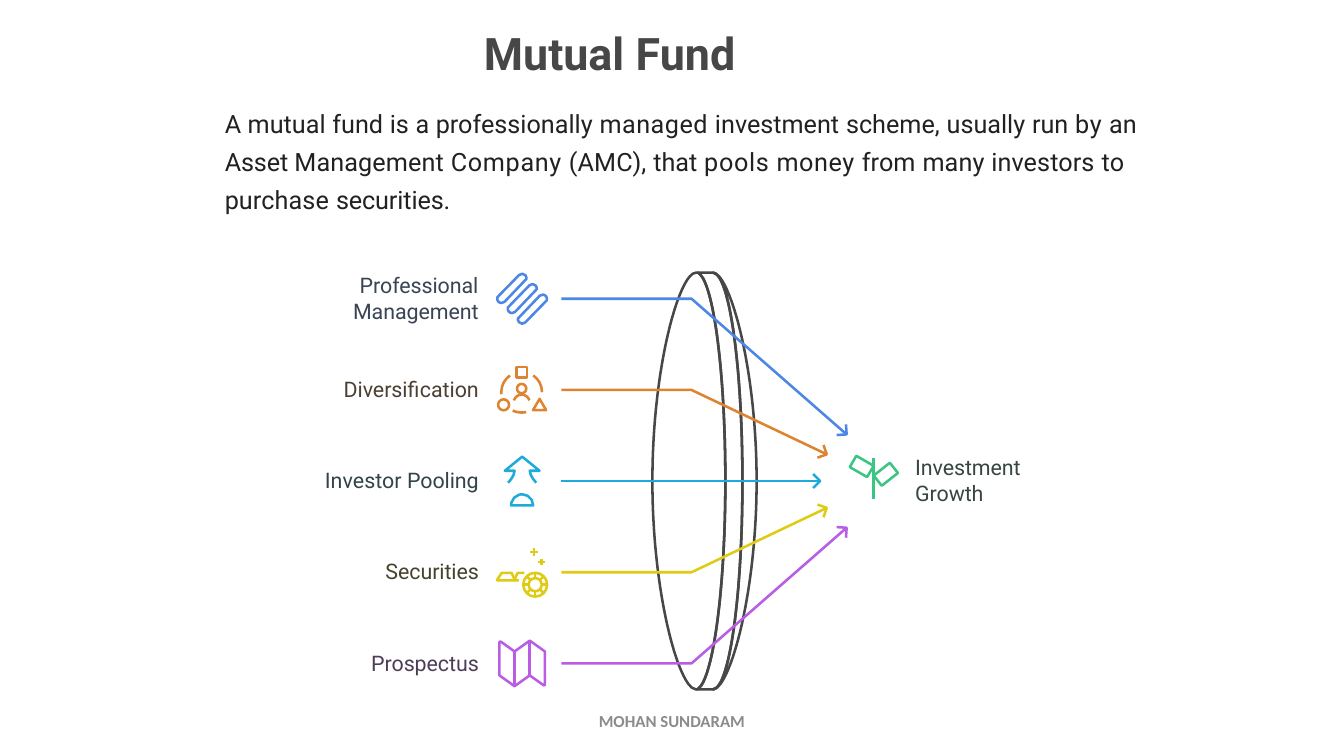
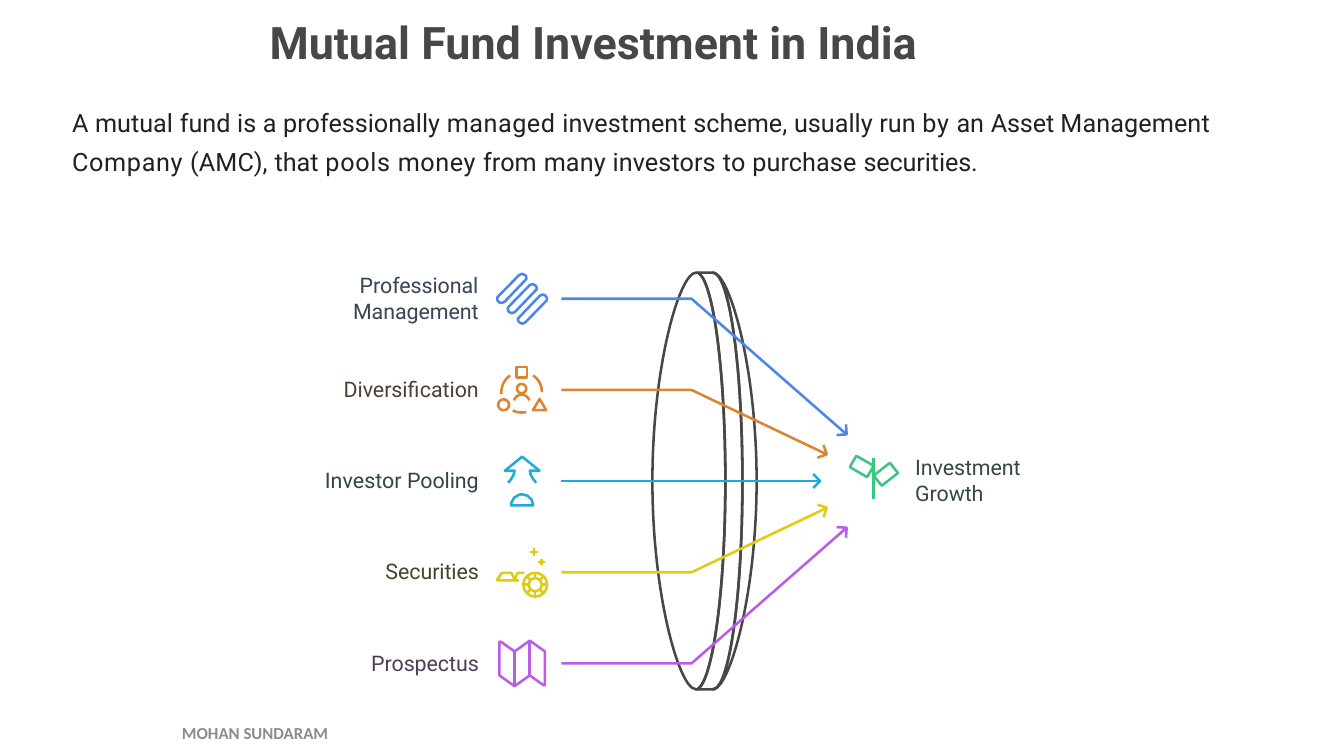
Before and after one commit to mohan4295work/Doc, a slide deck: slide 1 of Mutual Fund.pptx. Drawn at 1344x756 pixels with LibreOffice and Linux fonts; fonts in the diff are those of the drawing; background and template pictures are left out. Boxes give left, top, right and bottom in pixels: in the first picture for what was removed or moved away, otherwise in the second. Text is boxed around its words. In the diff, an @@ line names an element or a change of style, - is before the commit and + after.

Commit message:
Mutual Fund PPT
Mutual Fund

```diff
--- a/Mutual Fund.pptx
+++ b/Mutual Fund.pptx
@@ title at box(270, 25, 916, 60): text changed @@
-Mutual Fund
+Mutual Fund Investment in India
@@ text "A mutual fund is a ..." rewrapped from box(225, 114, 1137, 214) to box(72, 113, 1209, 177) @@
@@ text "MOHAN SUNDARAM": place and size @@
-text "MOHAN SUNDARAM" at box(599, 716, 745, 727)
+text "MOHAN SUNDARAM" at box(182, 728, 329, 739)
```
Also in this commit, not shown: 7 other slides changed, 2 slides added.
